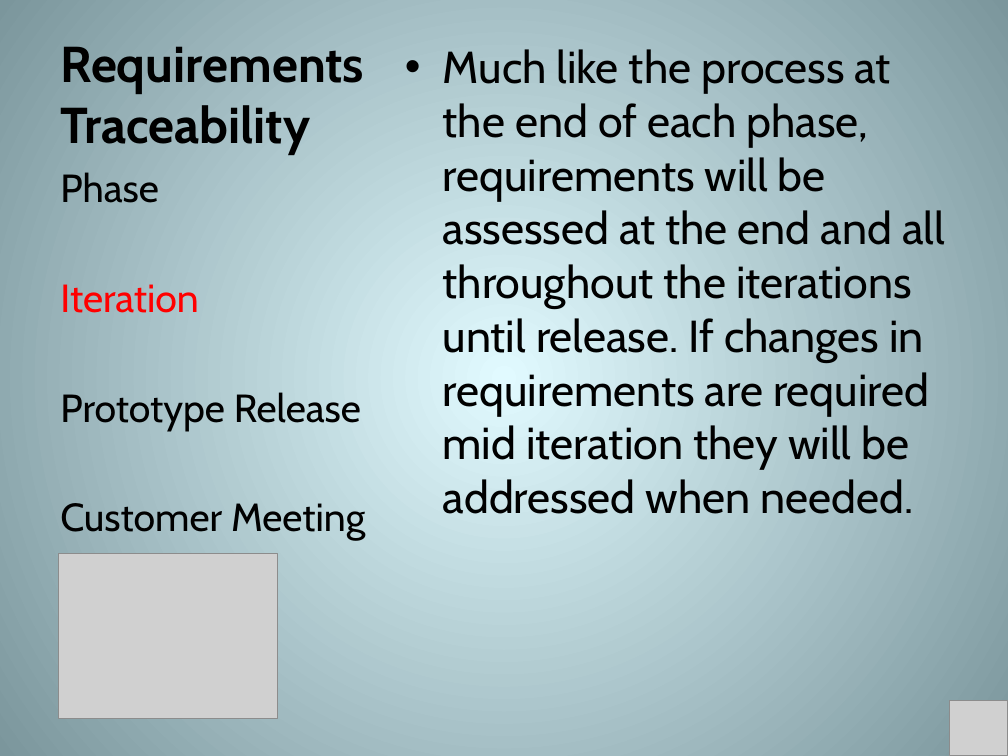
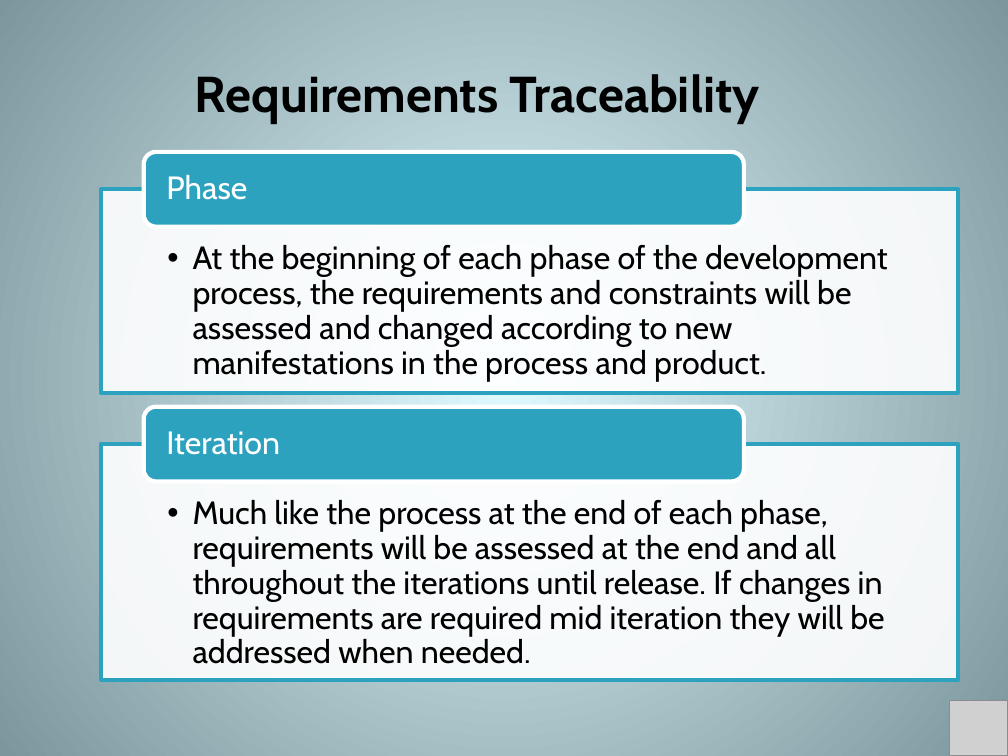
Before and after one commit to hjc/JagTrack, a slide deck: slide 14 of LCO_Brief_Placeholder/Deliverables/lco-briefing.pptx (slide 13 before the commit). Drawn at 1008x756 pixels with LibreOffice and Linux fonts; fonts in the diff are those of the drawing; grey boxes stand for pictures. Boxes give left, top, right and bottom in pixels: in the first picture for what was removed or moved away, otherwise in the second. Text is boxed around its words. In the diff, an @@ line names an element or a change of style, - is before the commit and + after.

```diff
--- a/LCO_Brief_Placeholder/Deliverables/lco-briefing.pptx
+++ b/LCO_Brief_Placeholder/Deliverables/lco-briefing.pptx
@@ title "Requirements Traceability" rewrapped from box(60, 46, 364, 153) to box(195, 74, 760, 123) @@
@@ text removed at box(60, 172, 365, 541) @@
-Phase
-Iteration
-Prototype Release
-Customer Meeting
@@ text "Much like the process at ...": place and size @@
-text "Much like the process at ..." at box(443, 49, 945, 514)
+text "Much like the process at ..." at box(193, 500, 884, 664)
@@ text "Much like the process at ..." at box(193, 500, 884, 664): size 32 to 23 pt; bullet • to ••; list level 1 to 2 in "Much like the process at ..."; line spacing 1 to 0.9 @@
@@ group added at box(101, 152, 959, 680): 3 texts, 2 rectangles, 2 rounded rectangles @@
+  •• At the beginning of each phase of the development process, the requirements and constraints will be assessed and changed according to new manifestations in the process and product.
+Phase
+Iteration
@@ picture removed at box(58, 553, 277, 718) @@
```
Also in this commit, not shown: 14 other slides changed, 4 slides added, 5 slides removed, 2 other files.
